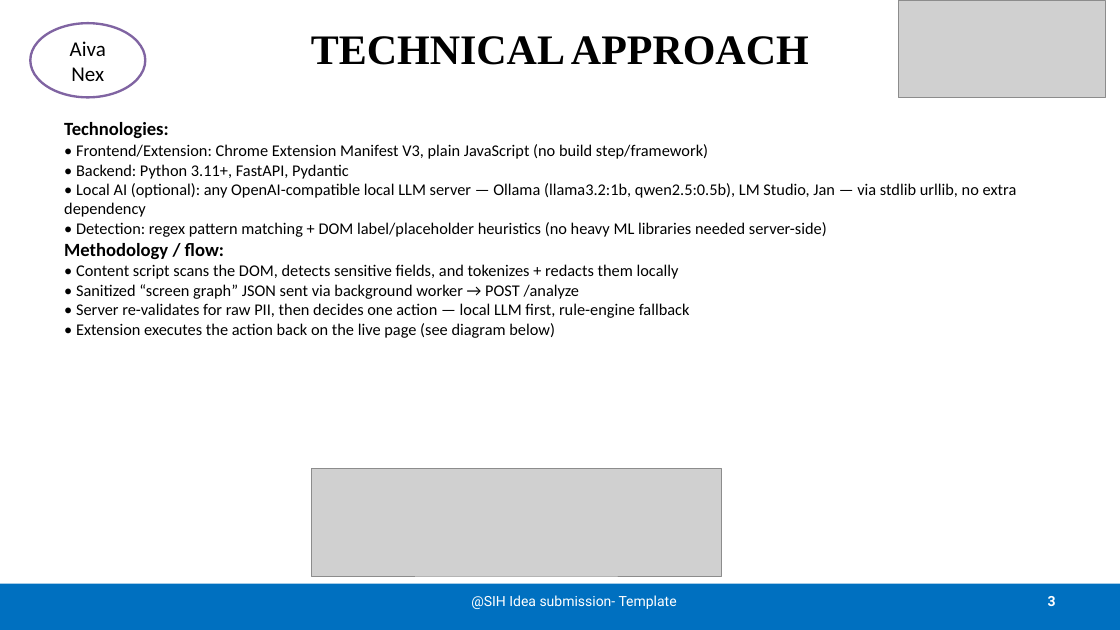
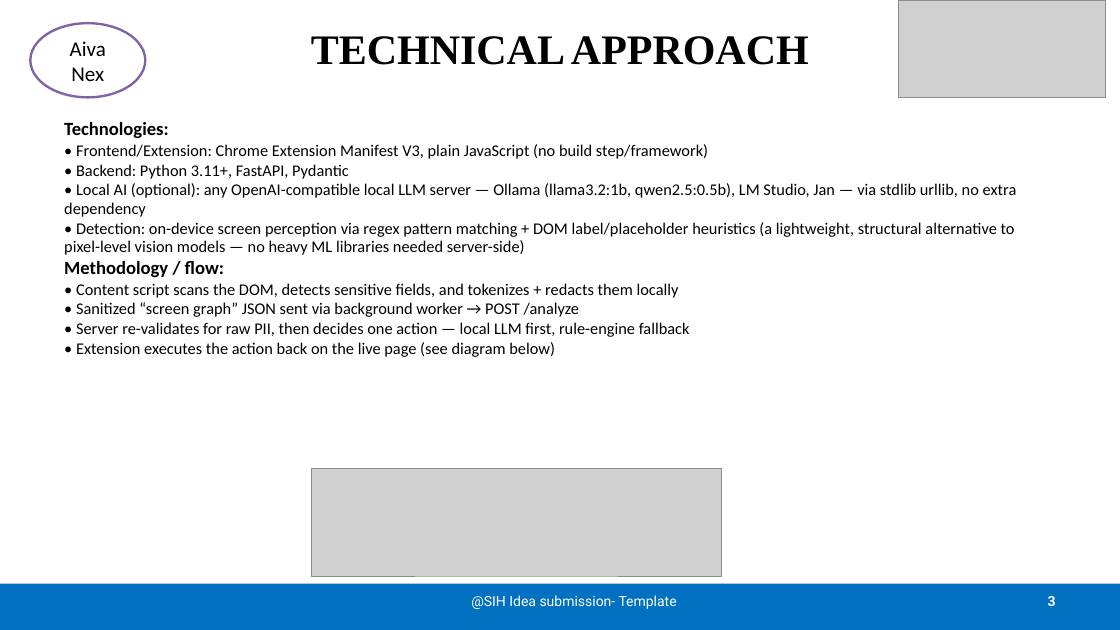
Before and after one commit to Jothik1506-ai/AIVA-NEX, a slide deck: slide 3 of Final SIH 2026 (1).pptx. Drawn at 1120x630 pixels with LibreOffice and Linux fonts; fonts in the diff are those of the drawing; grey boxes stand for pictures. Boxes give left, top, right and bottom in pixels: in the first picture for what was removed or moved away, otherwise in the second. Text is boxed around its words. In the diff, an @@ line names an element or a change of style, - is before the commit and + after.

```diff
--- a/Final SIH 2026 (1).pptx
+++ b/Final SIH 2026 (1).pptx
@@ text at bbox=[64, 222, 1015, 255]: text changed @@
-• Detection: regex pattern matching + DOM label/placeholder heuristics (no heavy ML libraries needed server-side)
+• Detection: on-device screen perception via regex pattern matching + DOM label/placeholder heuristics (a lightweight, structural alternative to pixel-level vision models — no heavy ML libraries needed server-side)
```
Also in this commit, not shown: 3 other slides changed.
